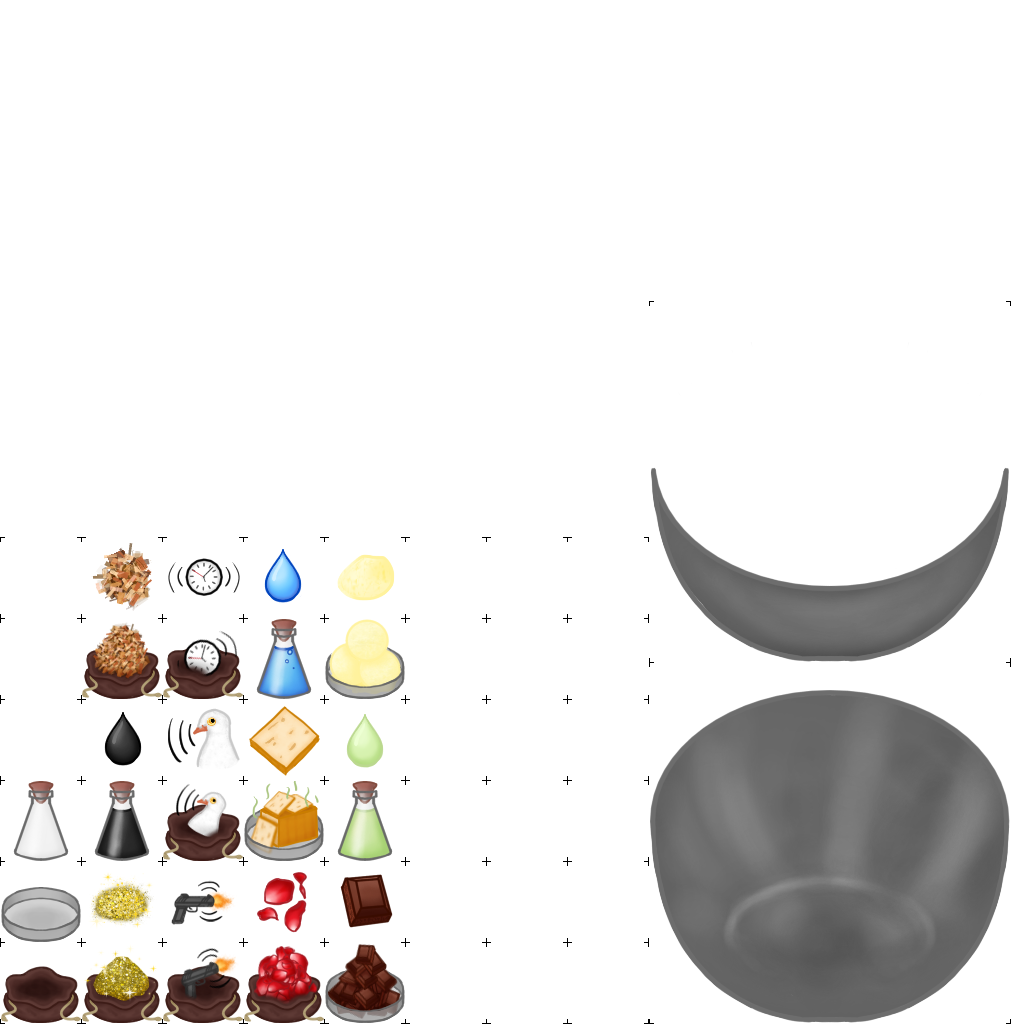
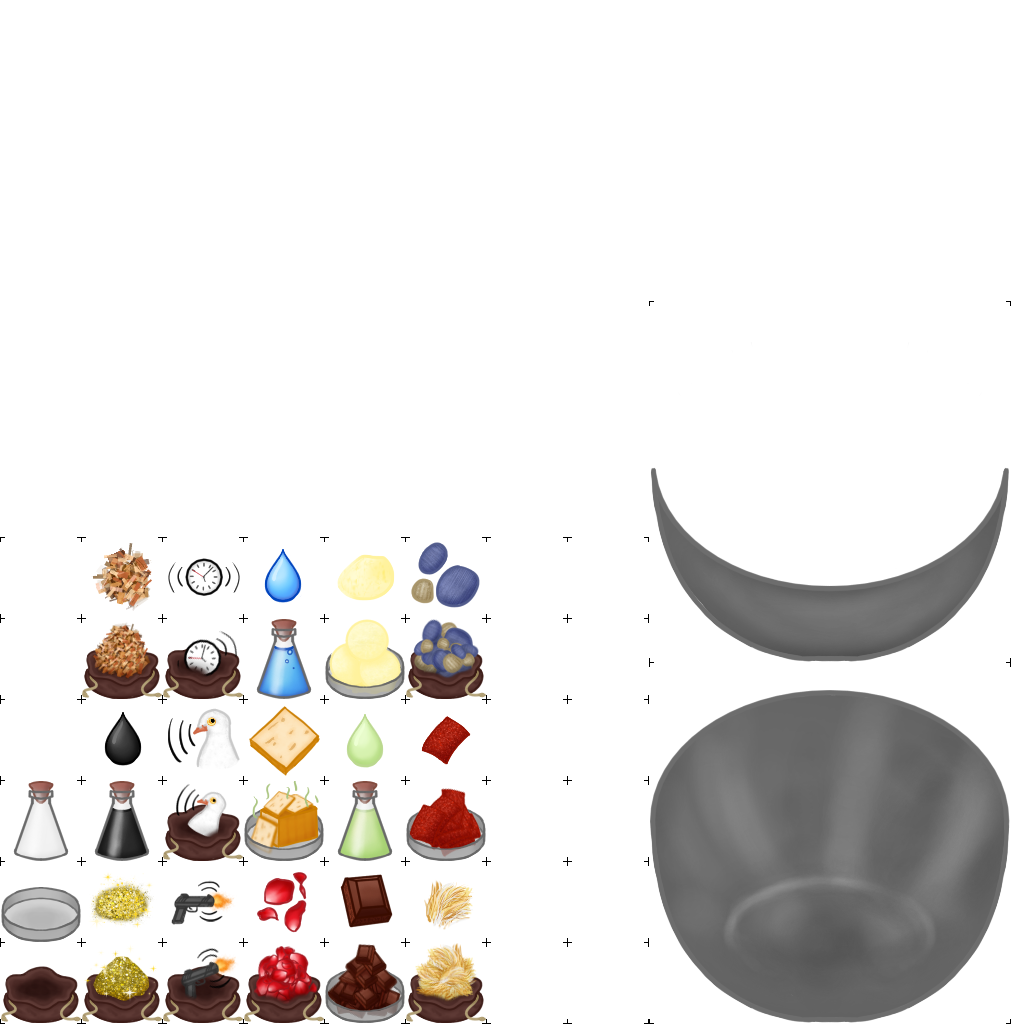
Revision of a layered (1024, 1024) image; what changed, layer by layer:
added group "touch" with 6 layers above "taste" over (406, 542, 486, 1023)
added layer "bowl beach pebbles.png" in group "touch" over (411, 542, 483, 670)
added layer "ingredient beach pebbles.png" in group "touch" over (406, 619, 486, 747)
added layer "bowl sand paper.png" in group "touch" over (421, 716, 471, 765)
added layer "ingredient sand paper.png" in group "touch" over (406, 788, 486, 909)
added layer "bowl cat fuzz.png" in group "touch" over (424, 880, 474, 930)
added layer "ingredient cat fuzz.png" in group "touch" over (406, 943, 486, 1023)
